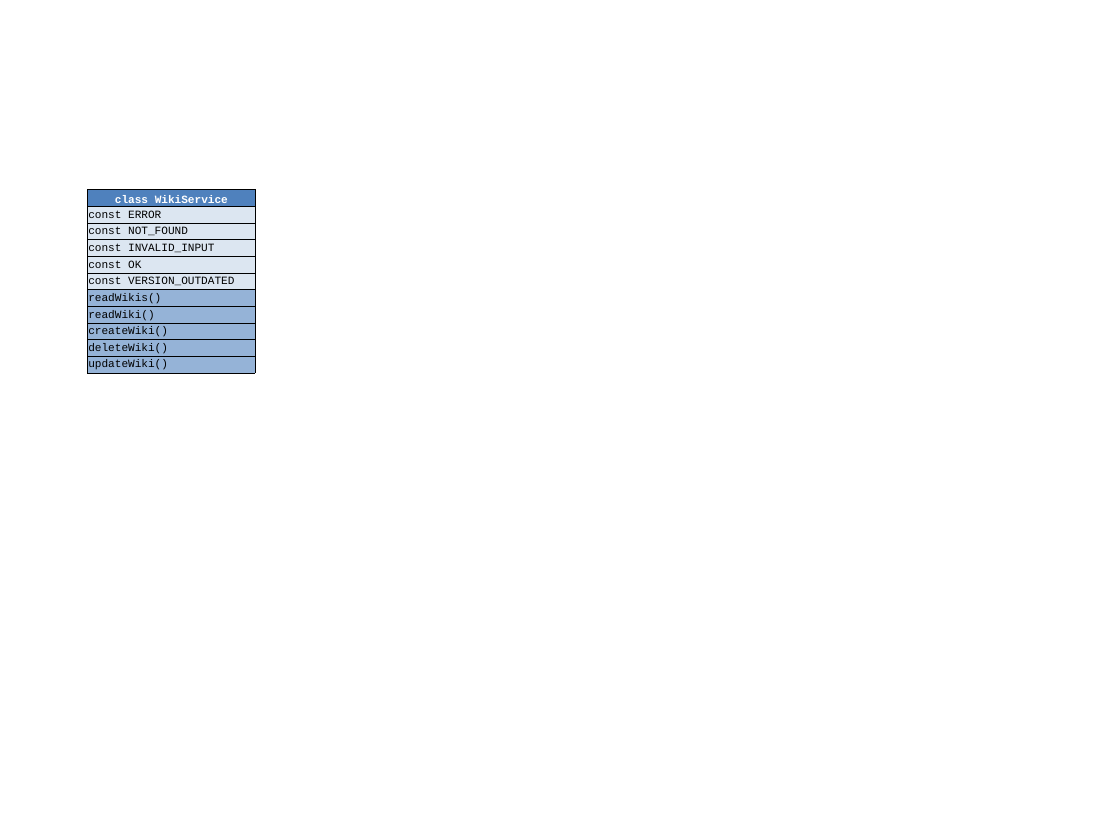
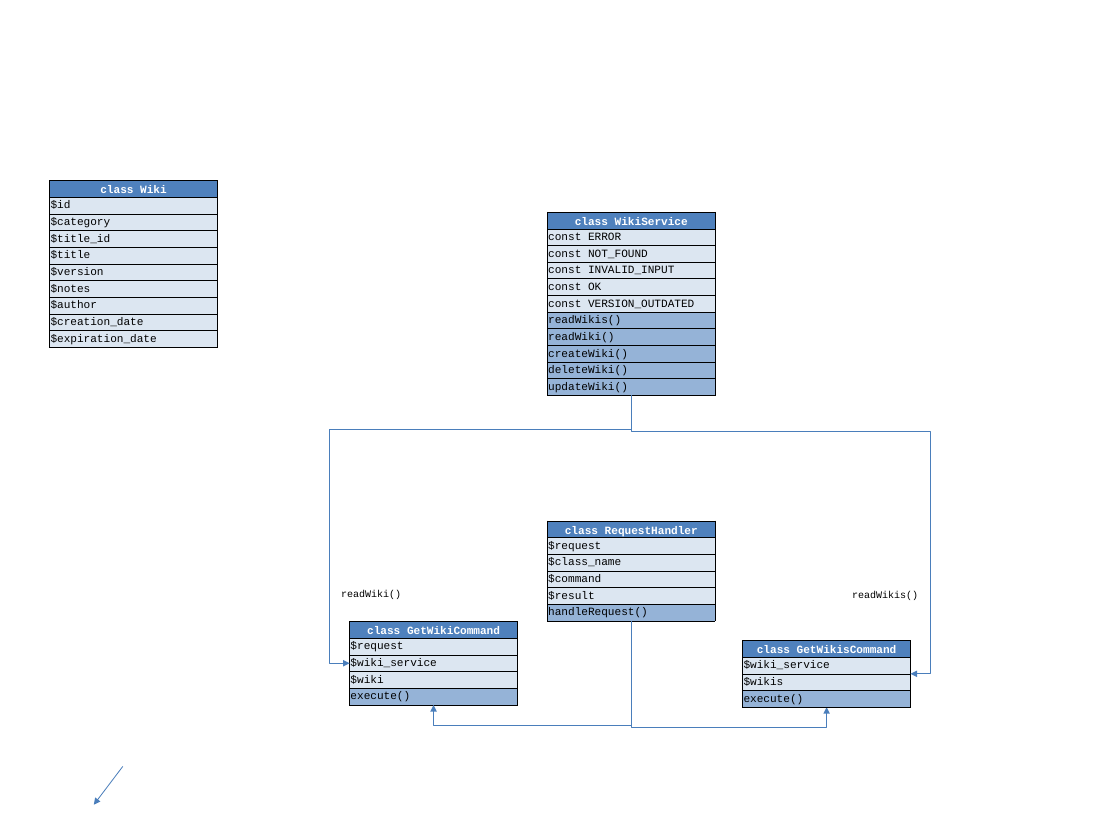
Before and after one commit to cgn50968/rfh_web_dev_project, a slide deck: slide 2 of DOCS/Projektarbeit-2014-03-21.pptx. Drawn at 1120x840 pixels with LibreOffice and Linux fonts; fonts in the diff are those of the drawing. Boxes give left, top, right and bottom in pixels: in the first picture for what was removed or moved away, otherwise in the second. Text is boxed around its words. In the diff, an @@ line names an element or a change of style, - is before the commit and + after.

```diff
--- a/DOCS/Projektarbeit-2014-03-21.pptx
+++ b/DOCS/Projektarbeit-2014-03-21.pptx
@@ table added at (50,181,218,349), 10 rows, 1 columns @@
+class Wiki
+$id
+$category
+$title_id
+$title
+$version
+$notes
+$author
+$creation_date
+$expiration_date
@@ table: place and size @@
-table at (87,190,255,374)
+table at (547,212,715,397)
@@ elbow arrow added from (631, 395) to (350, 663), #4B7EBC 0.75 pt @@
@@ elbow arrow added from (631, 395) to (910, 674), #4B7EBC 0.75 pt @@
@@ table added at (547,521,715,622), 6 rows, 1 columns @@
+class RequestHandler
+$request
+$class_name
+$command
+$result
+handleRequest()
@@ text added at (341,590,401,599), 9 pt, text #000000 @@
+readWiki()
@@ text added at (852,591,918,600), 9 pt, text #000000 @@
+readWikis()
@@ table added at (350,622,518,705), 5 rows, 1 columns @@
+class GetWikiCommand
+$request
+$wiki_service
+$wiki
+execute()
@@ elbow arrow added from (631, 621) to (434, 705), #4B7EBC 0.75 pt @@
@@ elbow arrow added from (631, 621) to (826, 707), #4B7EBC 0.75 pt @@
@@ table added at (742,641,910,709), 4 rows, 1 columns @@
+class GetWikisCommand
+$wiki_service
+$wikis
+execute()
@@ arrow added from (122, 766) to (94, 805), #4B7EBC 0.75 pt @@
```
Also in this commit, not shown: 7 other files.
